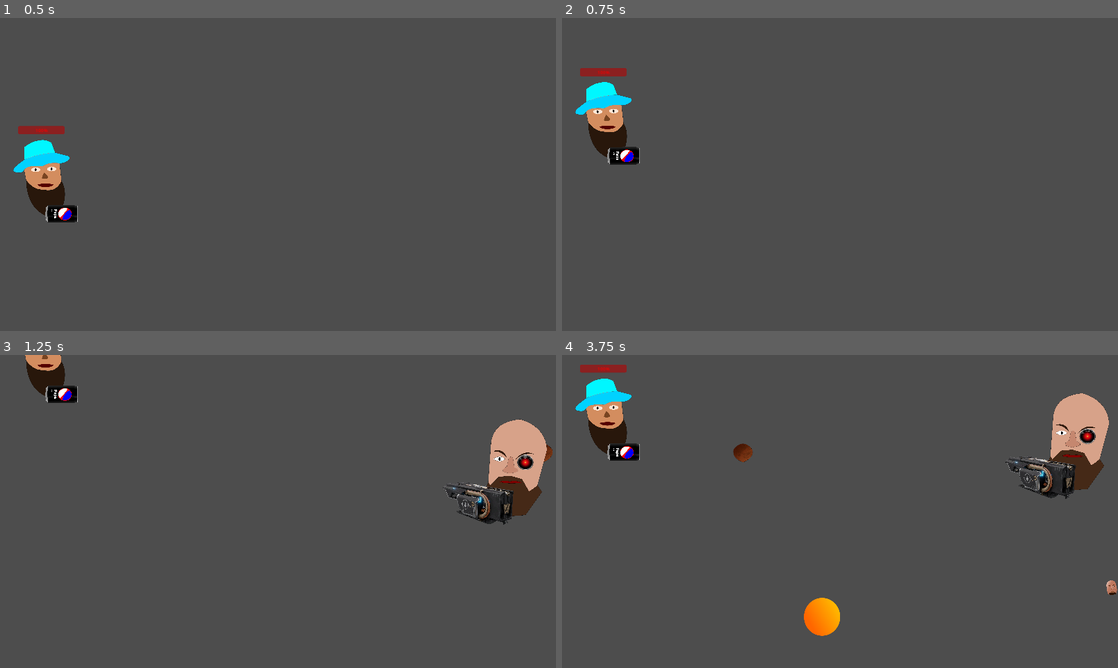
Above: before the commit, frames 1-4 (two rows, left to right).
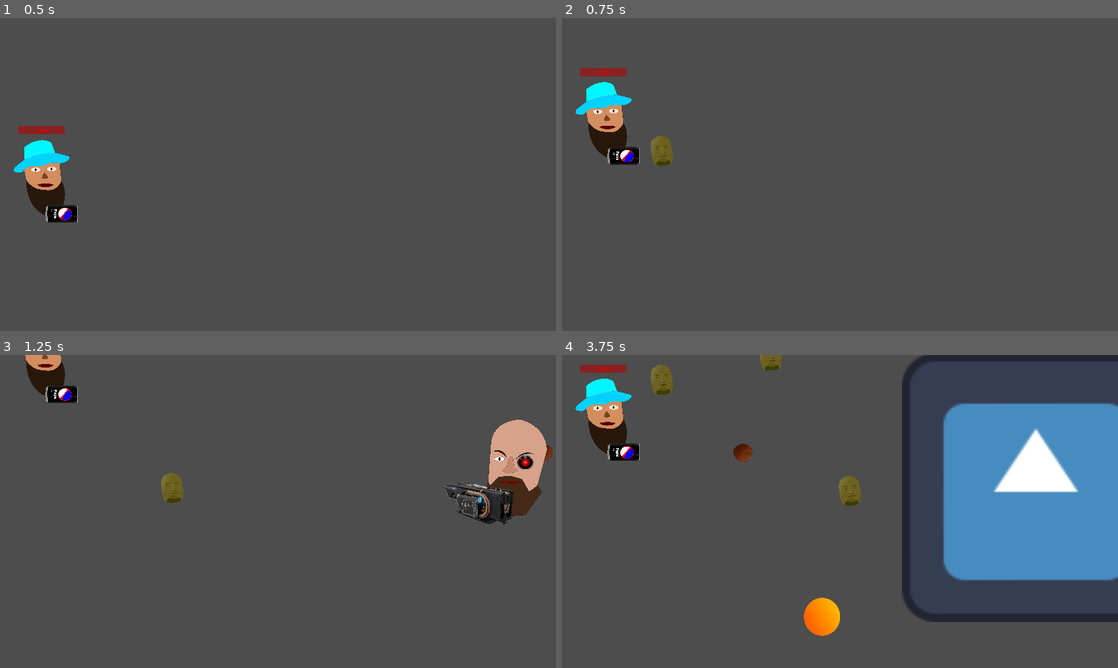
Above: after the commit, the same moments.

Repository: Seakorv/SmokeCheesesOfPapaTrouga
Game: Godot game, scene res://Scenes/kivikyläland.tscn
Same seed, same stepped clock (60 frames per second), same inputs: the game is played once before the commit and once after it. This scene is started directly instead of the project's main scene. The engine's default icon, where the game draws it, is replaced by a stand-in: a white triangle on a blue panel in a dark square.
Inputs:
- Up to frame 1 (0.5 s): no input
- Up to frame 2 (0.75 s): tap Enter at 0.5 s; hold W (move_up) from 0.53 s (still down); tap E (shoot_geenade) at 0.6 s
- Up to frame 3 (1.25 s): keep holding W (move_up)
- Up to frame 4 (3.75 s): release W (move_up) at 1.28 s; hold S (move_down) 1.28-2.03 s; tap E (shoot_geenade) at 1.35, 2.3, 2.85, 3.6 s; hold W (move_up) 2.03-3.53 s; tap Space (shoot_pepemake) at 2.1 s; hold S (move_down) from 3.53 s (still down)

Frame 1 is identical in both runs. In frame 2, 0.3% of the frame differs, in the area x 16-20%, y 37-48%; in frame 3, 0.3%; in frame 4, 22%, in the area x 16-100%, y 0-86%.

Commit message:
Added a grenade

Diff:
--- /dev/null
+++ b/Scenes/gee_nade.tscn
@@ -0,0 +1,32 @@
+[gd_scene load_steps=4 format=3 uid="uid://cb7pgy7vivaum"]
+
+[ext_resource type="Texture2D" uid="uid://cd0fhnxols6yw" path="res://Assets/Projectiles/GeeNaatti.png" id="1_hutwb"]
+[ext_resource type="Script" path="res://Scripts/gee_nade.gd" id="1_u4ue8"]
+
+[sub_resource type="CapsuleShape2D" id="CapsuleShape2D_cg385"]
+radius = 36.6733
+height = 107.465
+
+[node name="GeeNade" type="Area2D"]
+collision_layer = 4
+collision_mask = 26
+script = ExtResource("1_u4ue8")
+
+[node name="Sprite2D" type="Sprite2D" parent="."]
+position = Vector2(2.08165e-12, 2.08165e-12)
+scale = Vector2(0.12963, 0.12963)
+texture = ExtResource("1_hutwb")
+
+[node name="CollisionShape2D" type="CollisionShape2D" parent="."]
+position = Vector2(-1, 2)
+rotation = -0.157463
+shape = SubResource("CapsuleShape2D_cg385")
+
+[node name="VisibleOnScreenNotifier2D" type="VisibleOnScreenNotifier2D" parent="."]
+position = Vector2(-62, -0.5)
+scale = Vector2(1, 4.85)
+
+[node name="ExplodeHere" type="Marker2D" parent="."]
+
+[connection signal="area_entered" from="." to="." method="_on_area_entered"]
+[connection signal="screen_exited" from="VisibleOnScreenNotifier2D" to="." method="_on_visible_on_screen_notifier_2d_screen_exited"]
--- /dev/null
+++ b/Scenes/gee_nade_explosion.tscn
@@ -0,0 +1,22 @@
+[gd_scene load_steps=4 format=3 uid="uid://dsultw2nxbp0d"]
+
+[ext_resource type="Script" path="res://Scripts/gee_nade_explosion.gd" id="1_ciymg"]
+[ext_resource type="Texture2D" uid="uid://d27bf05vlbroh" path="res://icon.svg" id="1_lgq2o"]
+
+[sub_resource type="CircleShape2D" id="CircleShape2D_8eipe"]
+radius = 4.12311
+
+[node name="GeeNadeExplosion" type="Area2D"]
+collision_layer = 4
+collision_mask = 2
+script = ExtResource("1_ciymg")
+
+[node name="Sprite2D" type="Sprite2D" parent="."]
+position = Vector2(-1.90735e-06, -1.90735e-06)
+scale = Vector2(0.0859375, 0.0859375)
+texture = ExtResource("1_lgq2o")
+
+[node name="CollisionShape2D" type="CollisionShape2D" parent="."]
+shape = SubResource("CircleShape2D_8eipe")
+
+[connection signal="area_entered" from="." to="." method="_on_area_entered"]
--- a/Scenes/player.tscn
+++ b/Scenes/player.tscn
@@ -35,3 +35,6 @@
 offset_right = 73.0
 offset_bottom = -140.0
 max_value = 10.0
+
+[node name="GeeJuusoMuzzle" type="Marker2D" parent="."]
+position = Vector2(136, 2)
--- a/Scripts/PapaTMainChar.gd
+++ b/Scripts/PapaTMainChar.gd
@@ -1,20 +1,25 @@
 class_name PapaT extends CharacterBody2D
 
 signal pepeM_shot(gee_scene, location)
+signal geenade_thrown(gee_nade_scene, location)
 
 const SPEED = 1000.0
 
 @onready var muzzle = $Muzzle
+@onready var geenadejuuso_muzzle = $GeeJuusoMuzzle
 @onready var healthbar = $hpBar
 ## Player health
 @export var maxHealth = 1000
 var health = maxHealth
 
 var gee_scene = preload("res://Scenes/gee_bullet.tscn")
+var gee_nade_scene = preload("res://Scenes/gee_nade.tscn")
 
 func _process(delta):
 	if Input.is_action_just_pressed("shoot_pepemake"):
 		shoot()
+	if Input.is_action_just_pressed("shoot_geenade"):
+		throw_gee()
 
 func _physics_process(delta):
 
@@ -47,5 +52,9 @@
 	pepeM_shot.emit(gee_scene, muzzle.global_position)
 
 
+func throw_gee():
+	geenade_thrown.emit(gee_nade_scene, geenadejuuso_muzzle.global_position)
+
+
 func die():
 	queue_free()
--- a/Scripts/boss_ammonition.gd
+++ b/Scripts/boss_ammonition.gd
@@ -1 +1,4 @@
 class_name BossAmmo extends Area2D
+
+func gee_nade_hits():
+	queue_free()
--- a/Scripts/burgund_stew.gd
+++ b/Scripts/burgund_stew.gd
@@ -26,7 +26,8 @@
 		body.die()
 
 
-func take_damage():
-	health -= 1
+##Only take damage so the parameter damage should be always given positive. Although negative values would heal and work
+func take_damage(damage):
+	health -= damage
 	if health <= 0:
 		die()
--- a/Scripts/gee_bullet.gd
+++ b/Scripts/gee_bullet.gd
@@ -16,10 +16,10 @@
 		area.die()
 		queue_free()
 	if area is Boss:
-		area.im_hurt()
+		area.im_hurt(1)
 		queue_free()
 	if area is Jotunn_ball:
 		queue_free()
 	if area is Burgund_Stew:
-		area.take_damage()
+		area.take_damage(1)
 		queue_free()
--- /dev/null
+++ b/Scripts/gee_nade.gd
@@ -0,0 +1,36 @@
+extends Area2D
+
+signal geexplode(explosion_scene, location)
+
+@onready var explosion_location = $ExplodeHere
+
+@export var speed = 500
+var explosion_scene = preload("res://Scenes/gee_nade_explosion.tscn")
+
+
+func _physics_process(delta):
+	global_position.x += speed * delta
+
+
+func _on_visible_on_screen_notifier_2d_screen_exited():
+	queue_free()
+
+
+func _on_area_entered(area):
+	if area is Food:
+		area.die()
+		explode()
+	if area is Burgund_Stew:
+		area.take_damage(2)
+		explode()
+	if area is Boss:
+		area.im_hurt(3)
+		explode()
+	if area is BossAmmo:
+		area.gee_nade_hits()
+		explode()
+
+
+func explode():
+	geexplode.emit(explosion_scene, explosion_location.global_position)
+	queue_free()
--- /dev/null
+++ b/Scripts/gee_nade_explosion.gd
@@ -0,0 +1,24 @@
+extends Area2D
+
+@onready var sprite = $Sprite2D
+##Adjust explosion size. The number is nothing specific, test which feels the best
+@export var explosion_max_size = 40
+var explosion_size = 0
+
+# Called when the node enters the scene tree for the first time.
+func _ready():
+	pass # Replace with function body.
+
+
+# Called every frame. 'delta' is the elapsed time since the previous frame.
+func _process(delta):
+	if explosion_size <= explosion_max_size:
+		scale += Vector2(200, 200) * delta
+	explosion_size += 1
+	if explosion_size == explosion_max_size:
+		queue_free()
+
+
+func _on_area_entered(area):
+	if area is Food:
+		area.die()
--- a/Scripts/jt_nd.gd
+++ b/Scripts/jt_nd.gd
@@ -14,8 +14,8 @@
 	pass
 
 
-func im_hurt():
-	health -= 1
+func im_hurt(damage):
+	health -= damage
 	if health <= 0:
 		death()
 
--- a/Scripts/kivikyläland.gd
+++ b/Scripts/kivikyläland.gd
@@ -2,6 +2,8 @@
 
 @export var foodScenes: Array[PackedScene] = []
 @export var bossScenes: Array[PackedScene] = []
+## How many geenades does PapaT have?
+@export var how_many_geenades = 10
 
 @onready var player_spawn = $SpawnPosition
 @onready var pepe_make_ase = $PepeMakeAse
@@ -24,6 +26,7 @@
 	assert(player!=null)
 	player.global_position = player_spawn.global_position
 	player.pepeM_shot.connect(_on_player_gee_shot)
+	player.geenade_thrown.connect(_on_player_gee_thrown)
 
 
 func _process(delta):
@@ -37,6 +40,21 @@
 	var gee = gee_scene.instantiate()
 	gee.global_position = location
 	pepe_make_ase.add_child(gee)
+
+
+func _on_player_gee_thrown(gee_nade_scene, location):
+	if how_many_geenades > 0:
+		how_many_geenades -= 1
+		var geenade = gee_nade_scene.instantiate()
+		geenade.global_position = location
+		geenade.geexplode.connect(_on_geexplosion)
+		pepe_make_ase.add_child(geenade)
+
+
+func _on_geexplosion(explosion_scene, location):
+	var geexplosion = explosion_scene.instantiate()
+	geexplosion.global_position = location
+	pepe_make_ase.add_child(geexplosion)
 
 
 #Timer for first food spawns before Rixa
@@ -78,6 +96,7 @@
 	boss_container.add_child(scene)
 
 func _boss_death(is_dead):
+	how_many_geenades += 3
 	if is_dead:
 		timer_starter(boss.get_index()+1)
 
@@ -169,7 +188,8 @@
 
 func _on_food_spawn_timer_five_timeout():
 	how_many_food += 1
-	spawn_food(45,25,10,5,5,5,5,1.6)
+	if how_many_food < 200:
+		spawn_food(45,25,10,5,5,5,5,1.6)
 	if how_many_food == 5:
 		spawn_food_wall(0, 0.7)
 	if how_many_food == 20:
@@ -187,8 +207,8 @@
 	if how_many_food == 140:
 		spawn_food_wall(0, 1.5)
 	if how_many_food == 170:
-		for n in 100:
-			spawn_stew(0.8 )
+		for n in 1000:
+			spawn_stew(0.8)
 	if how_many_food >= 200:
 		pass
 	if how_many_food == 250:
--- a/Scripts/rixa.gd
+++ b/Scripts/rixa.gd
@@ -21,8 +21,8 @@
 	jotunn_shot.emit(jotunn_scene, muzzle.global_position)
 
 
-func im_hurt():
-	health -= 1
+func im_hurt(damage):
+	health -= damage
 	if health <= 0:
 		death()
 
--- a/Scripts/seakorv.gd
+++ b/Scripts/seakorv.gd
@@ -44,8 +44,8 @@
 func _process(delta):
 	pass
 
-func im_hurt():
-	health -= 1
+func im_hurt(damage):
+	health -= damage
 	if health <= 0:
 		death()
 
--- a/Scripts/smiq.gd
+++ b/Scripts/smiq.gd
@@ -27,8 +27,8 @@
 		shootburst = 0
 
 
-func im_hurt():
-	health -= 1
+func im_hurt(damage):
+	health -= damage
 	if health <= 0:
 		death()
 
--- a/Scripts/thicc_boi.gd
+++ b/Scripts/thicc_boi.gd
@@ -23,8 +23,8 @@
 		body.take_damage_or_heal(damage)
 
 
-func im_hurt():
-	health -= 1
+func im_hurt(damage):
+	health -= damage
 	random_spawn()
 	if health <= 0:
 		death()
--- a/Scripts/thini_boi.gd
+++ b/Scripts/thini_boi.gd
@@ -12,8 +12,8 @@
 	lorenz_shot.emit(lorenz_scene, muzzle.global_position)
 
 
-func im_hurt():
-	health -= 1
+func im_hurt(damage):
+	health -= damage
 	if health <= 0:
 		death()
 
Binary file added: Assets/Projectiles/GeeNaatti.png
Not shown, added: Assets/Projectiles/GeeNaatti.png.import
Not shown: 1 places in Scenes/kivikyläland.tscn that only renumber resources
Not shown: 1 places in Scenes/seakorv_phase_one_ai.tscn that only renumber resources
